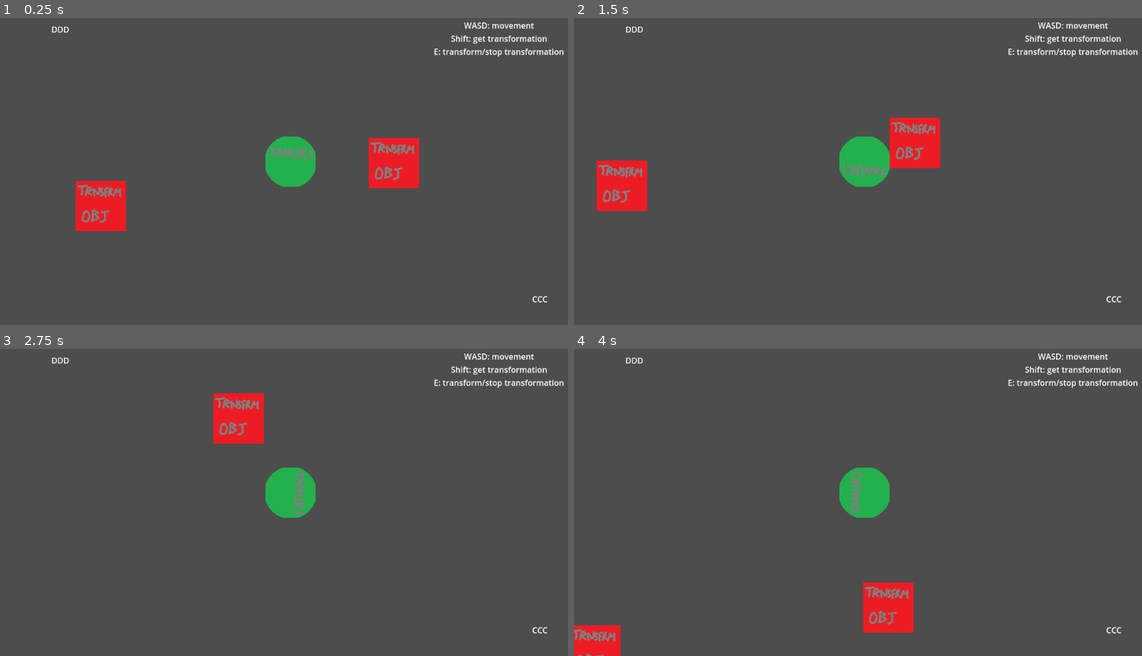
Above: before the commit, frames 1-4 (two rows, left to right).
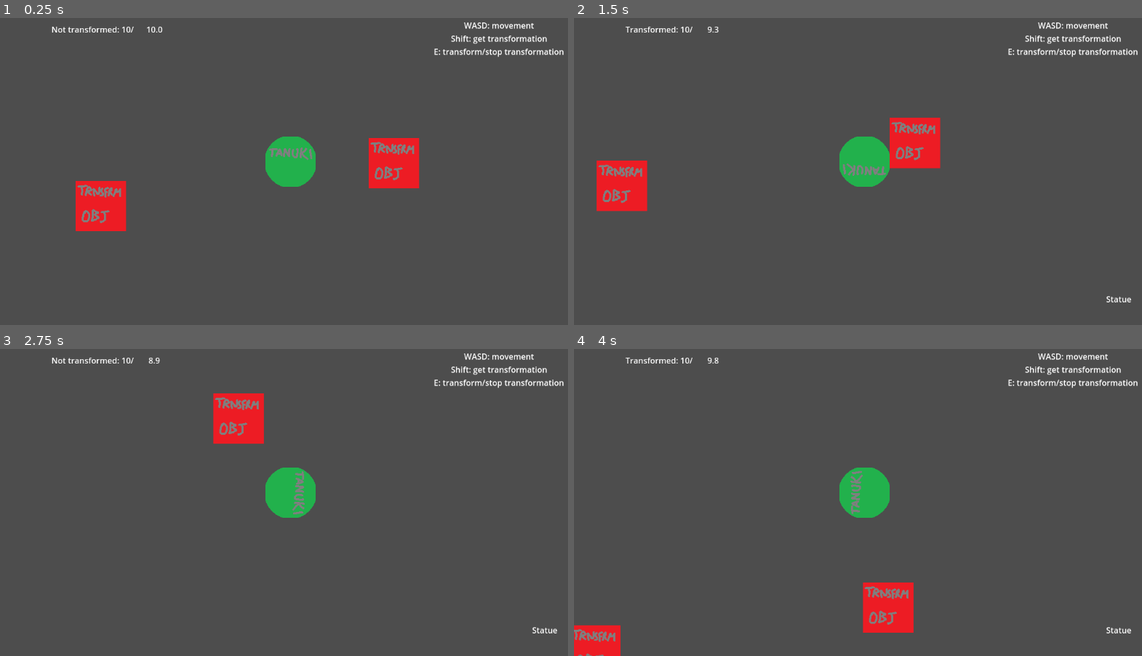
Above: after the commit, the same moments.

Repository: FinalExa/Tanuki
Game: Godot game, scene res://_Scenes/player_transform_test.tscn
Two runs of this game, one before a commit and one after it. Both use one fixed random seed, a clock stepped at 60 frames per second and the inputs below.
Inputs:
- Up to frame 1 (0.25 s): no input
- Up to frame 2 (1.5 s): tap Enter at 0.5 s; hold D (right) 0.53-1.28 s; tap Shift (interact) at 0.6 s; tap E (transformation) at 0.8, 1.35 s; hold S (down) from 1.28 s (still down)
- Up to frame 3 (2.75 s): tap Shift (interact) at 1.55, 2.1 s; release S (down) at 2.03 s; hold D (right) from 2.03 s (still down); tap E (transformation) at 2.3 s
- Up to frame 4 (4 s): release D (right) at 2.78 s; hold W (up) 2.78-3.53 s; tap E (transformation) at 2.85, 3.8 s; tap Shift (interact) at 3.05, 3.6 s; hold A (left) from 3.53 s (still down)

The runs differ from the first frame. In frame 1, 0.2% of the frame differs, in the area x 9-97%, y 2-93%; in frame 2, 0.2%; in frame 3, 0.2%, in the area x 9-99%, y 2-93%; in frame 4, 0.2%.

Commit message:
UI scripts done

Diff:
--- a/PlayerCharacter/PlayerCharacter.tscn
+++ b/PlayerCharacter/PlayerCharacter.tscn
@@ -50,4 +50,6 @@
 [connection signal="unset_temp_trs" from="." to="Rotator/TransformationChange" method="_on_player_character_unset_temp_trs"]
 [connection signal="change_speed" from="Rotator/TransformationChange" to="Rotator/Movement" method="_on_transformation_change_change_speed"]
 [connection signal="reset_speed" from="Rotator/TransformationChange" to="Rotator/Movement" method="_on_transformation_change_reset_speed"]
+[connection signal="send_transformation_active_info" from="Rotator/TransformationChange" to="UI" method="_on_transformation_change_send_transformation_active_info"]
+[connection signal="send_transformation_name" from="Rotator/TransformationChange" to="UI" method="_on_transformation_change_send_transformation_name"]
 [connection signal="movement_direction" from="Rotator/Movement" to="Rotator" method="_on_movement_movement_direction"]
--- a/PlayerCharacter/Scripts/TransformationChange.gd
+++ b/PlayerCharacter/Scripts/TransformationChange.gd
@@ -2,6 +2,8 @@
 
 signal change_speed
 signal reset_speed
+signal send_transformation_name
+signal send_transformation_active_info
 
 var isInsidePossibleTransformationObject
 var tempTransformationName
@@ -53,11 +55,10 @@
 		currentTransformationName = tempTransformationName
 		currentTransformationSpeed = tempTransformationSpeed
 		currentTransformationProperties = tempTransformationProperties
-		print(currentTransformationName)
+		emit_signal("send_transformation_name", currentTransformationName)
 
 func activate_transformation():
 	if (Input.is_action_just_pressed("transformation") && currentTransformationSet && !isTransformed && !transformationLock):
-		print("IT'S MORBIN' TIME")
 		transformationTimer=clamp(transformationTimer-timeRefundOnReactivation,0,transformationDuration)
 		emit_signal("change_speed", currentTransformationSpeed)
 		isTransformed = true
@@ -68,7 +69,6 @@
 		deactivate_transformation()
 
 func deactivate_transformation():
-	print("Morbin time over...")
 	emit_signal("reset_speed")
 	isTransformed = false
 	if (self.get_child_count()>0):
@@ -87,6 +87,7 @@
 	else:
 		if (transformationTimer>0):
 			transformationTimer=clamp(transformationTimer-delta,0,transformationDuration)
+	emit_signal("send_transformation_active_info", isTransformed, transformationTimer, transformationDuration)
 
 func transformation_lock_activate():
 	transformationLock = true
--- /dev/null
+++ b/UI/SavedTransformationText.gd
@@ -0,0 +1,5 @@
+extends Label
+
+
+func _on_ui_transformation_name(trsName):
+	self.text = trsName
--- /dev/null
+++ b/UI/Script/UI.gd
@@ -0,0 +1,12 @@
+extends Node2D
+
+signal transformation_name
+signal timer_value
+
+
+func _on_transformation_change_send_transformation_name(trsName):
+	emit_signal("transformation_name", trsName)
+
+
+func _on_transformation_change_send_transformation_active_info(status, timer, duration):
+	emit_signal("timer_value", status, timer, duration)# Replace with function body.
--- /dev/null
+++ b/UI/TimerText.gd
@@ -0,0 +1,9 @@
+extends Label
+
+
+func _on_ui_timer_value(status, timer, duration):
+	timer = abs(duration-timer)
+	if (status):
+		self.text = str("Transformed: ", duration, "/", "%10.1f" % timer)
+	else:
+		self.text = str("Not transformed: ", duration, "/", "%10.1f" % timer)
--- a/UI/ui.tscn
+++ b/UI/ui.tscn
@@ -1,7 +1,12 @@
-[gd_scene format=3 uid="uid://cek5x81rd0yiw"]
+[gd_scene load_steps=4 format=3 uid="uid://cek5x81rd0yiw"]
+
+[ext_resource type="Script" path="res://UI/Script/UI.gd" id="1_3fp2r"]
+[ext_resource type="Script" path="res://UI/SavedTransformationText.gd" id="2_f6e08"]
+[ext_resource type="Script" path="res://UI/TimerText.gd" id="3_81fkr"]
 
 [node name="UI" type="Node2D"]
 z_index = 1
+script = ExtResource("1_3fp2r")
 
 [node name="Commands" type="Label" parent="."]
 offset_left = 284.0
@@ -19,7 +24,7 @@
 offset_top = 261.0
 offset_right = 519.0
 offset_bottom = 287.0
-text = "CCC"
+script = ExtResource("2_f6e08")
 
 [node name="Timer" type="Label" parent="."]
 offset_left = -474.0
@@ -27,3 +32,7 @@
 offset_right = -434.0
 offset_bottom = -248.0
 text = "DDD"
+script = ExtResource("3_81fkr")
+
+[connection signal="timer_value" from="." to="Timer" method="_on_ui_timer_value"]
+[connection signal="transformation_name" from="." to="SavedTransformation" method="_on_ui_transformation_name"]
